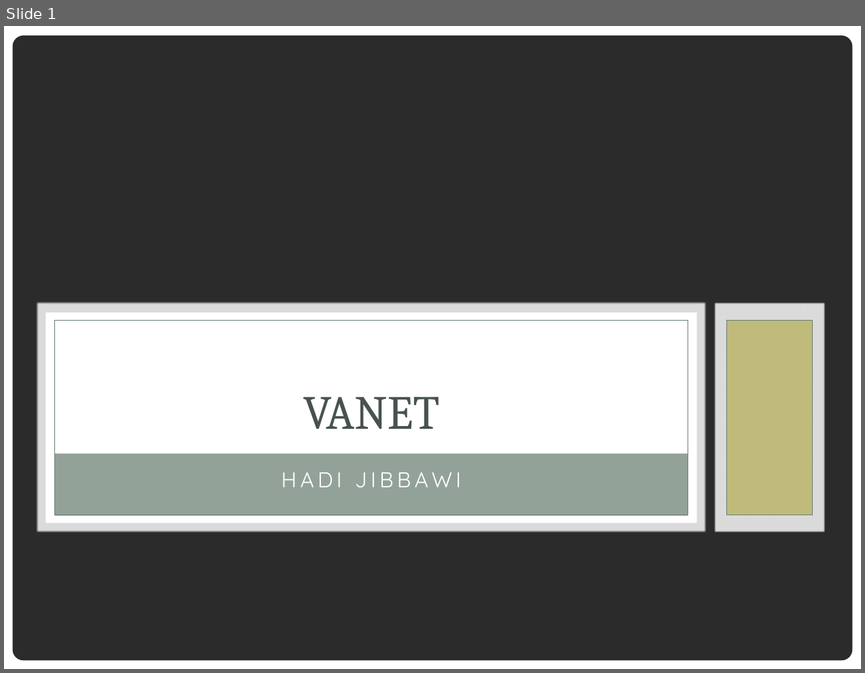
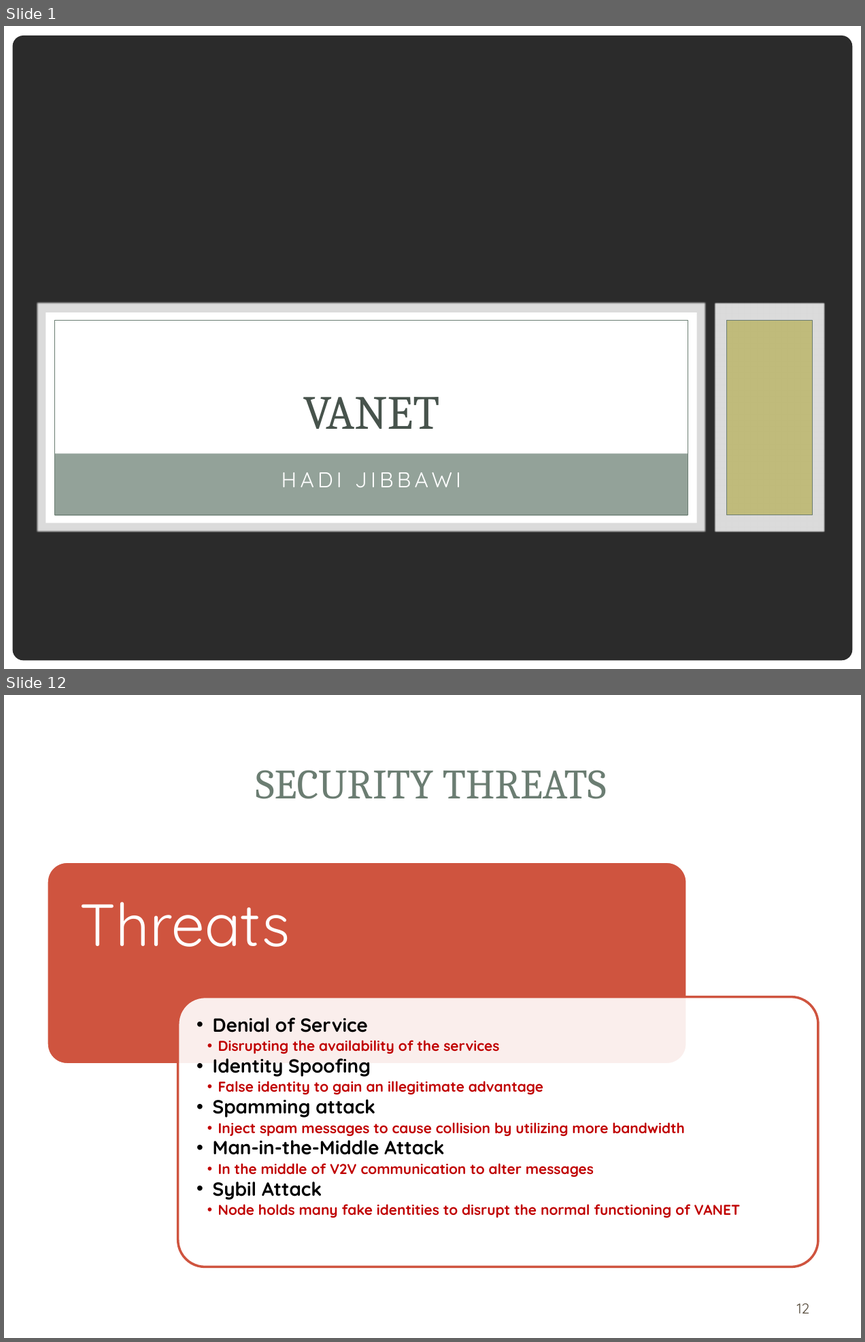
Before and after one commit to HadiJibbawi/uploads, a slide deck: VANET.pptx. Shown one above the other, each under a label of ours: slide 1 before the commit, slides 1 and 12 after it; the slides between them are not shown. The pictures are 865x673 and 865x1342 pixels, drawn with LibreOffice and Linux fonts; fonts in the diff are those of the drawing; background and template pictures are left out; a plain dark background stands for a picture behind light text. Boxes give left, top, right and bottom in pixels: in the first picture for what was removed or moved away, otherwise in the second. Text is boxed around its words. In the diff, an @@ line names an element or a change of style, - is before the commit and + after.

```diff
--- a/VANET.pptx
+++ b/VANET.pptx
@@ slide 12 added at [4,695,861,1338], background picture (left out); not listed: 1 template element that a slide beside it also shows @@
@@ rectangle added at [30,721,835,845], fill #FFFFFF at 83% opacity @@
@@ rectangle added at [39,730,825,834], fill #FFFFFF @@
@@ title added at [256,770,606,799], 35 pt, text #6B7D72 @@
+SECURITY THREATS
@@ group added at [47,862,818,1266]: 2 rounded rectangles, 2 texts @@
+Threats
+  •• Denial of Service
+    •• Disrupting the availability of the services
+  •• Identity Spoofing
+    •• False identity to gain an illegitimate advantage
+  •• Spamming attack
+    •• Inject spam messages to cause collision by utilizing more bandwidth
+  •• Man-in-the-Middle Attack
+    •• In the middle of V2V communication to alter messages
+  •• Sybil Attack
+    •• Node holds many fake identities to disrupt the normal functioning of VANET
@@ page number added at [797,1303,810,1313], 12 pt, text #564B3C @@
+12
```
Also in this commit, not shown: 4 slides changed, 7 other slides added, 2 slides removed.
